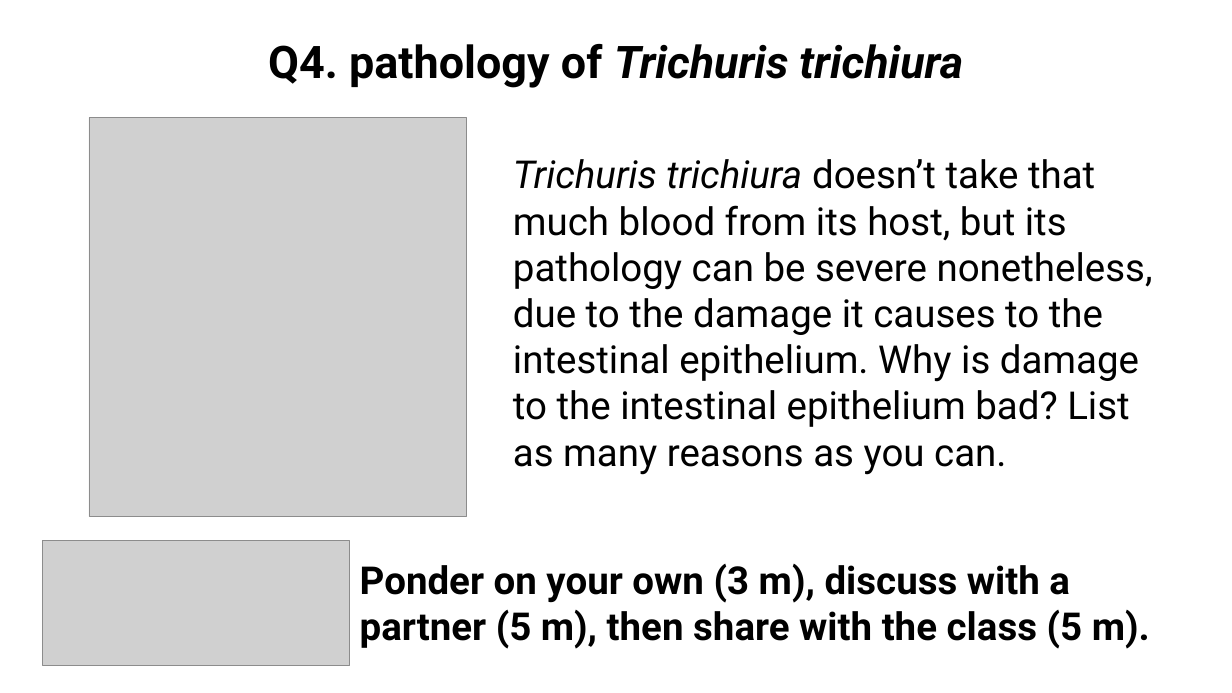
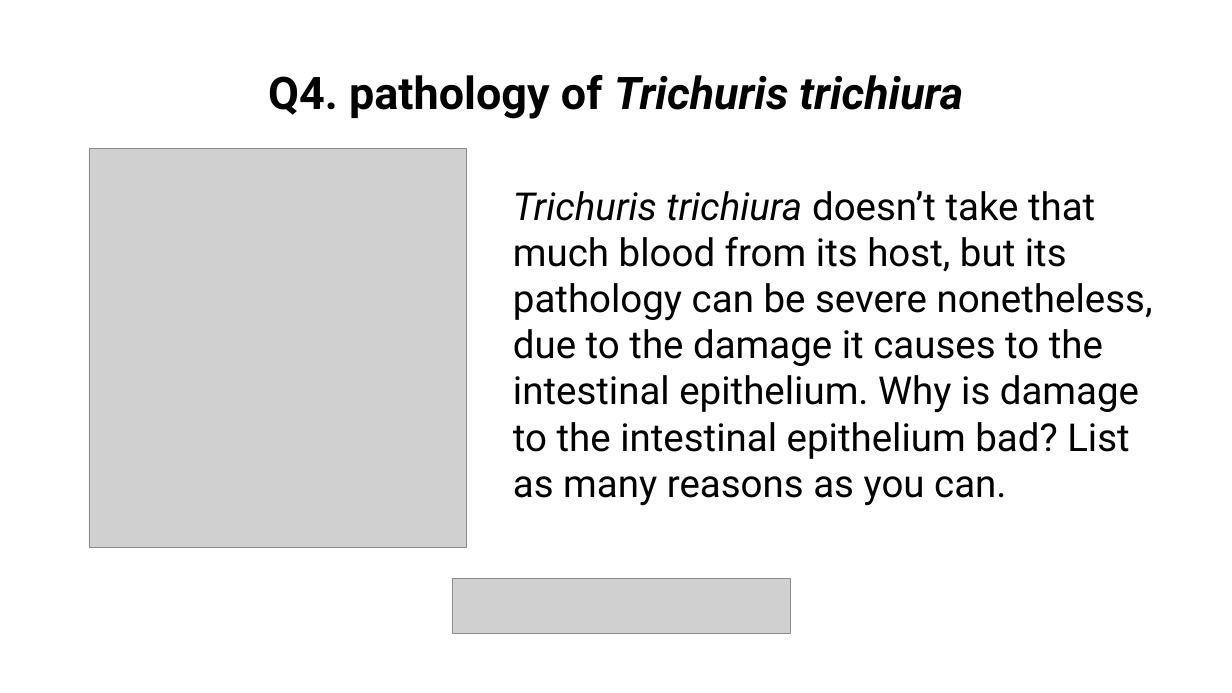
Before and after one commit to wood-lab/fish_406, a slide deck: slide 9 of docs/lectures/in-class_activities/class_10.pptx. Drawn at 1232x693 pixels with LibreOffice and Linux fonts; fonts in the diff are those of the drawing; grey boxes stand for pictures. Boxes give left, top, right and bottom in pixels: in the first picture for what was removed or moved away, otherwise in the second. Text is boxed around its words. In the diff, an @@ line names an element or a change of style, - is before the commit and + after.

Commit message:
updating ppt and class agenda

```diff
--- a/docs/lectures/in-class_activities/class_10.pptx
+++ b/docs/lectures/in-class_activities/class_10.pptx
@@ 2 texts, 1 picture: place and size @@
-2 texts, 1 picture at [89,44,1153,517]
+2 texts, 1 picture at [89,75,1153,548]
@@ picture removed at [43,541,349,665] @@
@@ text removed at [360,564,1150,649] @@
-Ponder on your own (3 m), discuss with a partner (5 m), then share with the class (5 m).
@@ picture added at [453,579,791,634] @@
```
Also in this commit, not shown: 3 other slides changed, 1 slide added, 1 slide removed, 14 other files.
